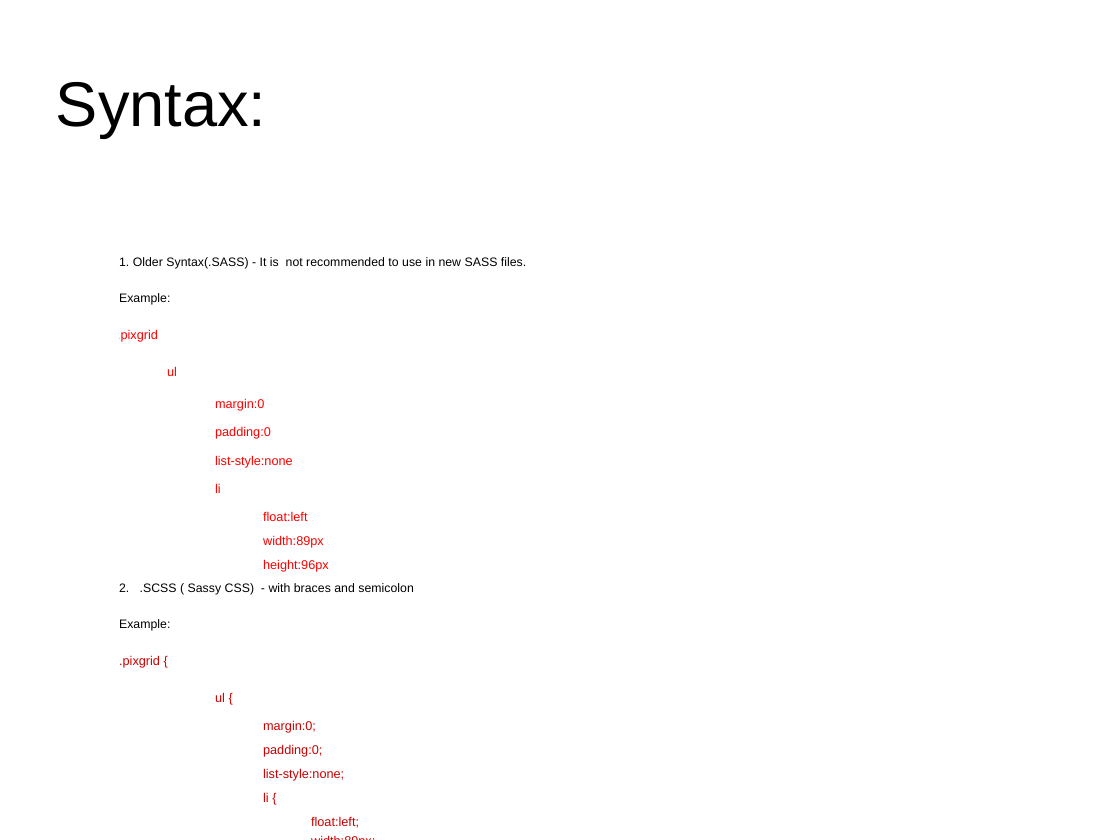
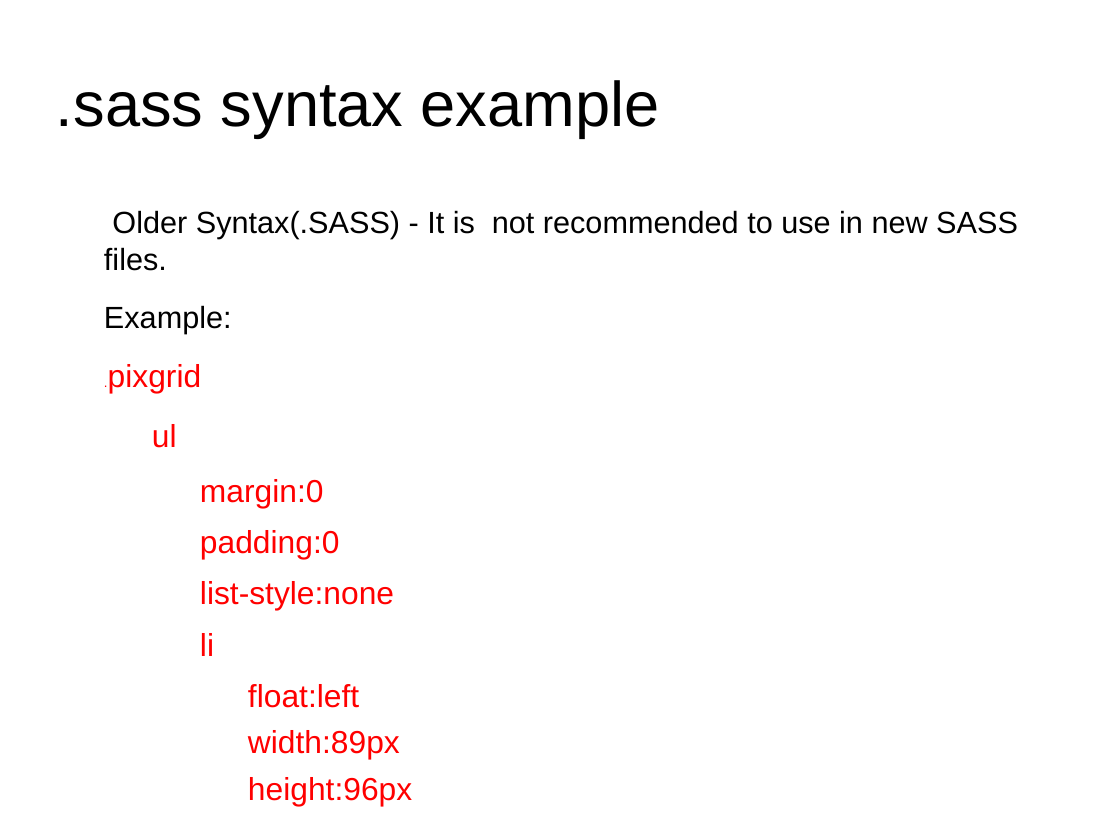
Before and after one commit to anumsh/SASS-Basics, a slide deck: slide 22 of SASS_basics.odp (slide 13 before the commit). Drawn at 1120x840 pixels with LibreOffice and Linux fonts; fonts in the diff are those of the drawing; background and template pictures are left out. Boxes give left, top, right and bottom in pixels: in the first picture for what was removed or moved away, otherwise in the second. Text is boxed around its words. In the diff, an @@ line names an element or a change of style, - is before the commit and + after.

Commit message:
edit: recorrect the spelling in slide and move some of the slides up and down for proper sequence

```diff
--- a/SASS_basics.odp
+++ b/SASS_basics.odp
@@ title at box(56, 80, 660, 138): text changed @@
-Syntax:
+.sass syntax example
@@ text "Older Syntax(.SASS) - It is ...": place and size @@
-text "Older Syntax(.SASS) - It is ..." at box(119, 257, 526, 828)
+text "Older Syntax(.SASS) - It is ..." at box(104, 210, 1018, 806)
@@ text at box(104, 210, 1018, 271): text changed; size 8.7 to 21.7 pt @@
-1. Older Syntax(.SASS) - It is not recommended to use in new SASS files.
+Older Syntax(.SASS) - It is not recommended to use in new SASS files.
@@ text at box(104, 305, 412, 806): size 8.7 to 21.7 pt in "Example:"; size 3.8 to 9.4 pt in ".pixgrid"; size 9 to 22.5 pt in ".pixgrid", "ul", "margin:0", "padding:0" and 5 more places @@
@@ text at box(119, 583, 414, 828): paragraphs removed @@
-2. .SCSS ( Sassy CSS) - with braces and semicolon
-Example:
-.pixgrid {
-    ul {
-      margin:0;
-      padding:0;
-      list-style:none;
-      li {
-        float:left;
-        width:89px;
-        height:96px;
-        }
-      }
-    }
```
Also in this commit, not shown: 7 other slides changed, 1 slide added.
